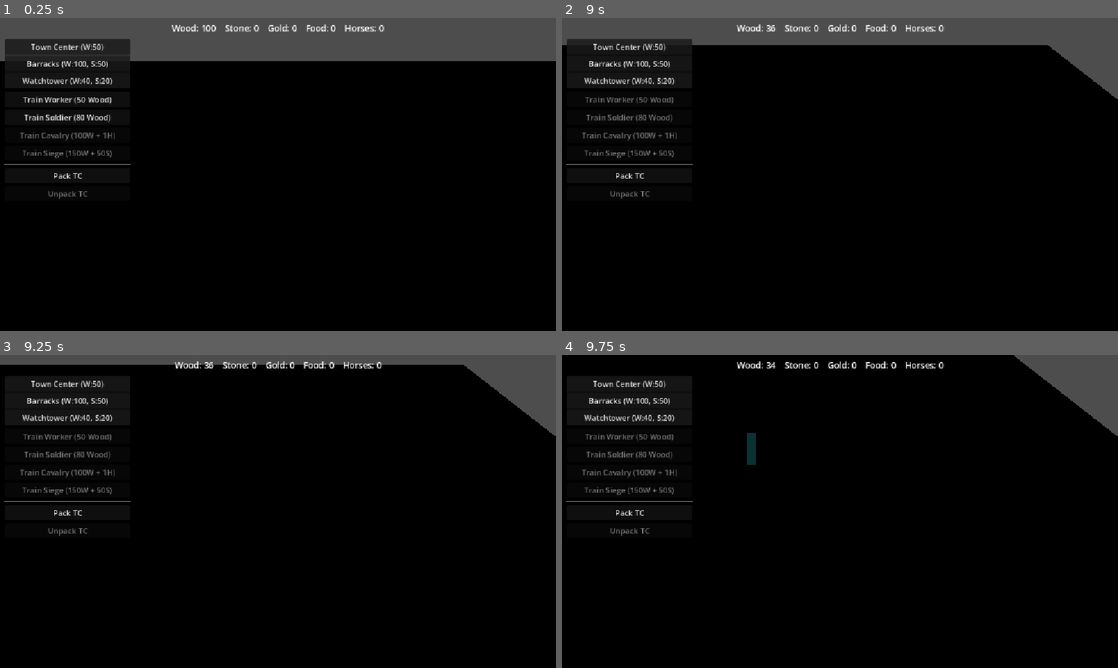
Above: before the commit, frames 1-4 (two rows, left to right).
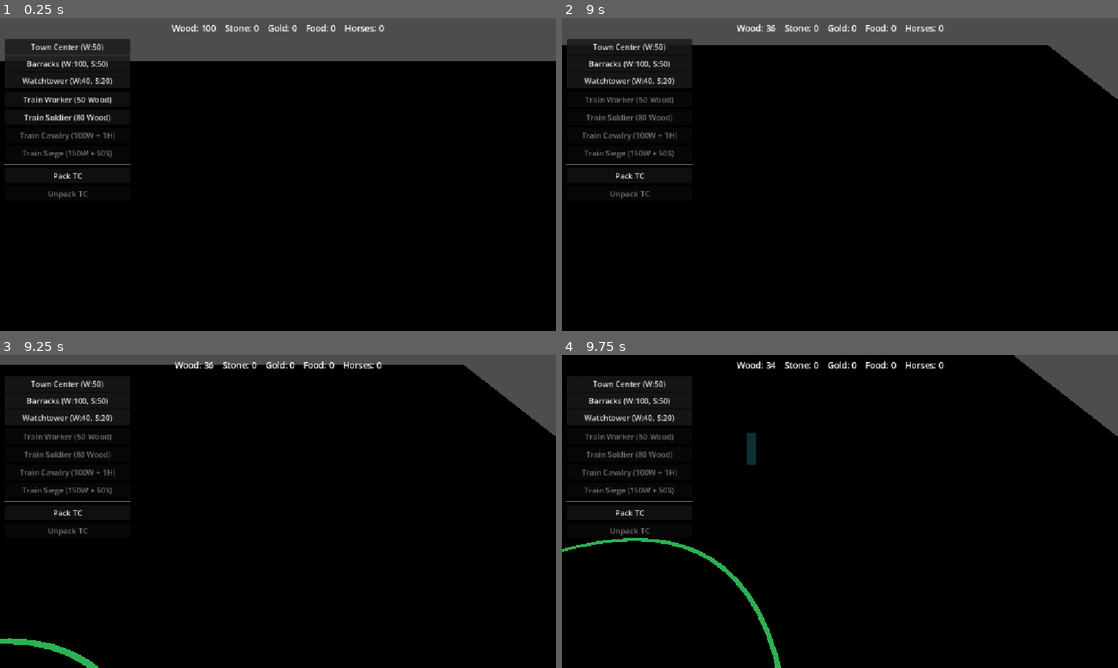
Above: after the commit, the same moments.

Repository: Ferrum-t/RTS-Game
Game: Godot game, scene res://Scenes/World/World.tscn
The game is run twice, just before and just after one commit, with the same random seed, the same clock (stepped at 60 frames per second) and the same inputs.
Inputs (mouse positions are in pixels of both pictures, inside the frame that each line leads up to):
- Up to frame 1 (0.25 s): no input
- Up to frame 2 (9 s): click "Town Center (W:50)" at 0.5 s; click "Barracks (W:100, S:50)" at 1.25 s; click "Watchtower (W:40, S:20)" at 2 s; click "Train Worker (50 Wood)" at 2.75 s; tap Enter at 3.5, 8.75 s; move the mouse to (962, 158) at 3.52 s; hold D (move_right) 3.53-4.25 s; tap C at 3.6 s; click (962, 158) at 3.67 s; click "Pack TC" at 4.25 s; tap Space at 5 s; drag from (728, 190) to (812, 237) at 5.02 s; move the mouse to (895, 105) at 5.77 s; hold D (move_right) 5.78-6.5 s; tap P at 5.85 s; drag from (812, 237) to (673, 127) at 6.52 s; move the mouse to (1006, 221) at 7.27 s; hold Left (move_left) 7.28-8 s; tap U at 7.35 s; drag from (673, 127) to (756, 96) at 8.02 s; move the mouse to (867, 174) at 8.77 s; hold Down (move_back) from 8.78 s (still down); tap R at 8.85 s; click (867, 174) at 8.92 s
- Up to frame 3 (9.25 s): keep holding Down (move_back)
- Up to frame 4 (9.75 s): release Down (move_back) at 9.5 s; drag from (756, 433) to (728, 527) at 9.52 s

Frames 1-2 are identical in both runs. In frame 3, 0.4% of the frame differs, in the area x 0-18%, y 90-100%; in frame 4, 0.7%, in the area x 0-40%, y 58-100%.

Commit message:
fix(8.2): flat thin attack range ring on XZ ground (not vertical arch)

Diff:
--- a/Scripts/Buildings/MobileBuilding.gd
+++ b/Scripts/Buildings/MobileBuilding.gd
@@ -96,7 +96,6 @@
 
 
 func _setup_progress_bar() -> void:
-	# Dark background track
 	var bg := MeshInstance3D.new()
 	bg.name = "DeploymentProgressBg"
 	var bg_mesh := BoxMesh.new()
@@ -111,7 +110,6 @@
 	add_child(bg)
 	_progress_bg = bg
 
-	# Cyan fill grows left → right as pack/unpack completes
 	var fill := MeshInstance3D.new()
 	fill.name = "DeploymentProgressBar"
 	var fill_mesh := BoxMesh.new()
@@ -144,7 +142,6 @@
 	var remaining: float = clampf(deployment.get_transition_progress(), 0.0, 1.0)
 	var done: float = 1.0 - remaining
 	done = maxf(done, 0.02)
-	# Scale fill width; keep left edge fixed under the bar center-left.
 	_progress_fill.scale = Vector3(done, 1.0, 1.0)
 	_progress_fill.position = Vector3(-_BAR_WIDTH * 0.5 * (1.0 - done), _BAR_HEIGHT, 0.0)
 	if _progress_bg:
@@ -157,27 +154,53 @@
 		radius = deployment_config.attack_range_display
 	if radius <= 0.0:
 		return
-	# Thin torus outline — NOT a solid disc (CylinderMesh looked like a giant blotch).
+
+	# Procedural flat ring on XZ (ground). Avoids TorusMesh XY default (vertical arch).
 	var ring := MeshInstance3D.new()
 	ring.name = "AttackRangeRing"
-	var torus := TorusMesh.new()
-	torus.inner_radius = maxf(radius - 0.35, 0.5)
-	torus.outer_radius = radius
-	torus.rings = 48
-	torus.ring_segments = 16
-	ring.mesh = torus
+	ring.mesh = _make_ground_ring_mesh(radius, 0.28, 64)
 	var mat := StandardMaterial3D.new()
-	mat.albedo_color = Color(0.25, 1.0, 0.45, 0.55)
+	mat.albedo_color = Color(0.25, 1.0, 0.45, 0.7)
 	mat.transparency = BaseMaterial3D.TRANSPARENCY_ALPHA
 	mat.shading_mode = BaseMaterial3D.SHADING_MODE_UNSHADED
 	mat.cull_mode = BaseMaterial3D.CULL_DISABLED
 	ring.material_override = mat
-	# Flat on ground
-	ring.rotation_degrees = Vector3(90.0, 0.0, 0.0)
-	ring.position = Vector3(0.0, 0.08, 0.0)
+	ring.position = Vector3(0.0, 0.12, 0.0)
 	ring.visible = false
 	add_child(ring)
 	_range_ring = ring
+
+
+## Flat annulus in the local XZ plane (Y up), so it lies on the ground without rotation hacks.
+func _make_ground_ring_mesh(radius: float, thickness: float, segments: int) -> ArrayMesh:
+	var r_out: float = radius
+	var r_in: float = maxf(radius - thickness, 0.5)
+	var verts := PackedVector3Array()
+	var norms := PackedVector3Array()
+	var indices := PackedInt32Array()
+	for i in range(segments):
+		var a0: float = TAU * float(i) / float(segments)
+		var a1: float = TAU * float(i + 1) / float(segments)
+		var c0 := Vector3(cos(a0), 0.0, sin(a0))
+		var c1 := Vector3(cos(a1), 0.0, sin(a1))
+		var base: int = verts.size()
+		verts.append(c0 * r_in)
+		verts.append(c0 * r_out)
+		verts.append(c1 * r_out)
+		verts.append(c1 * r_in)
+		for _j in range(4):
+			norms.append(Vector3.UP)
+		# two triangles
+		indices.append_array([base + 0, base + 1, base + 2, base + 0, base + 2, base + 3])
+
+	var arrays: Array = []
+	arrays.resize(Mesh.ARRAY_MAX)
+	arrays[Mesh.ARRAY_VERTEX] = verts
+	arrays[Mesh.ARRAY_NORMAL] = norms
+	arrays[Mesh.ARRAY_INDEX] = indices
+	var mesh := ArrayMesh.new()
+	mesh.add_surface_from_arrays(Mesh.PRIMITIVE_TRIANGLES, arrays)
+	return mesh
 
 
 func _update_range_ring_visibility(state: int) -> void:
